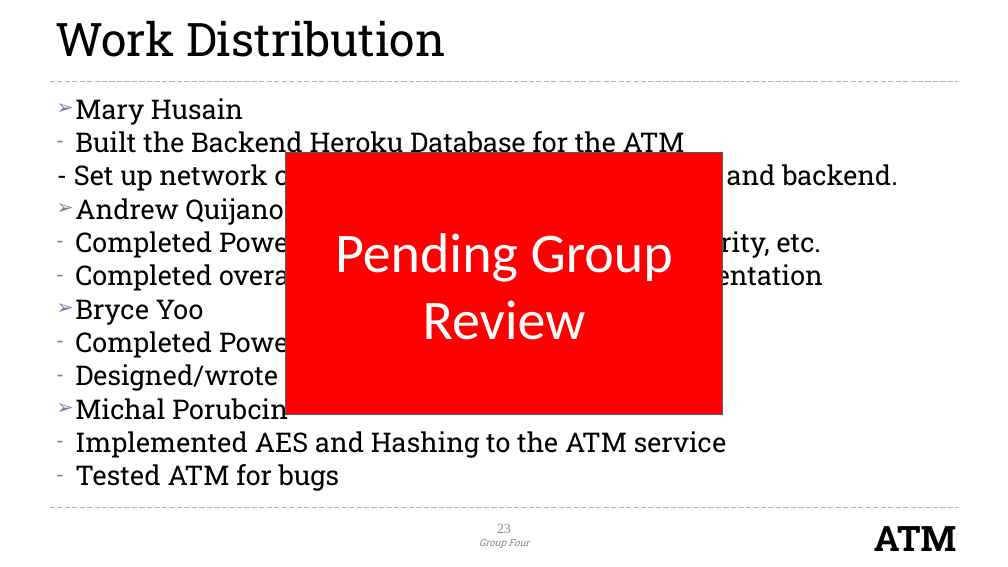
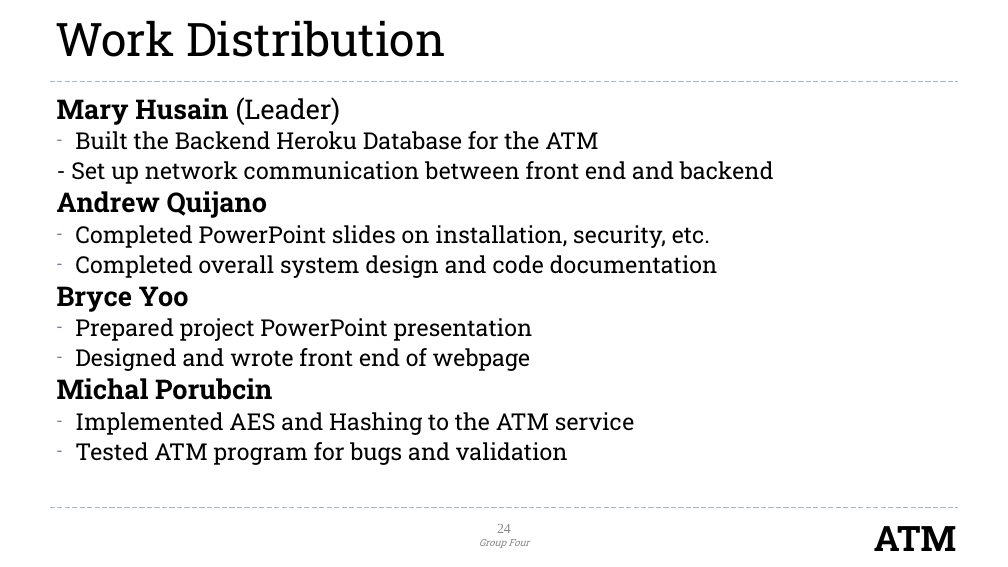
Before and after one commit to mari-husain/csharp-atm, a slide deck: slide 24 of Other/C# Project.pptx (slide 23 before the commit). Drawn at 1008x567 pixels with LibreOffice and Linux fonts; fonts in the diff are those of the drawing; background and template pictures are left out. Boxes give left, top, right and bottom in pixels: in the first picture for what was removed or moved away, otherwise in the second. Text is boxed around its words. In the diff, an @@ line names an element or a change of style, - is before the commit and + after.

Commit message:
Final Version - Incorporated Andrew's updates

```diff
--- a/Other/C# Project.pptx
+++ b/Other/C# Project.pptx
@@ text at bbox=[57, 97, 340, 125]: text changed; bold on @@
-➢ Mary Husain
+Mary Husain (Leader)
@@ text at bbox=[57, 131, 718, 435]: size 19.4 to 16.6 pt in "Built the Backend Heroku Database for the ...", "Completed overall system design and code documentation", "Implemented AES and Hashing to the ATM ..."; bold on in "Andrew Quijano", "Bryce Yoo", "Michal Porubcin"; bullet ➢ to none @@
@@ text at bbox=[71, 161, 774, 184]: text changed; size 19.4 to 16.6 pt @@
-- Set up network communication between front end and backend.
+- Set up network communication between front end and backend
@@ rectangle removed at bbox=[285, 152, 722, 414] @@
-Pending Group Review
@@ text at bbox=[75, 225, 710, 248]: text changed; size 19.4 to 16.6 pt @@
-– Completed Power Point slides on installation, security, etc.
+– Completed PowerPoint slides on installation, security, etc.
@@ text at bbox=[75, 318, 533, 371]: text changed; size 19.4 to 16.6 pt @@
-– Completed PowerPoint outline and half of slides
-– Designed/wrote front end of webpage
+– Prepared project PowerPoint presentation
+– Designed and wrote front end of webpage
@@ text at bbox=[75, 442, 568, 465]: text changed; size 19.4 to 16.6 pt @@
-– Tested ATM for bugs
+– Tested ATM program for bugs and validation
@@ page number at bbox=[497, 524, 511, 533]: text changed @@
-23
+24
```
Also in this commit, not shown: 1 other slide changed, 2 slides added, 1 slide removed.
